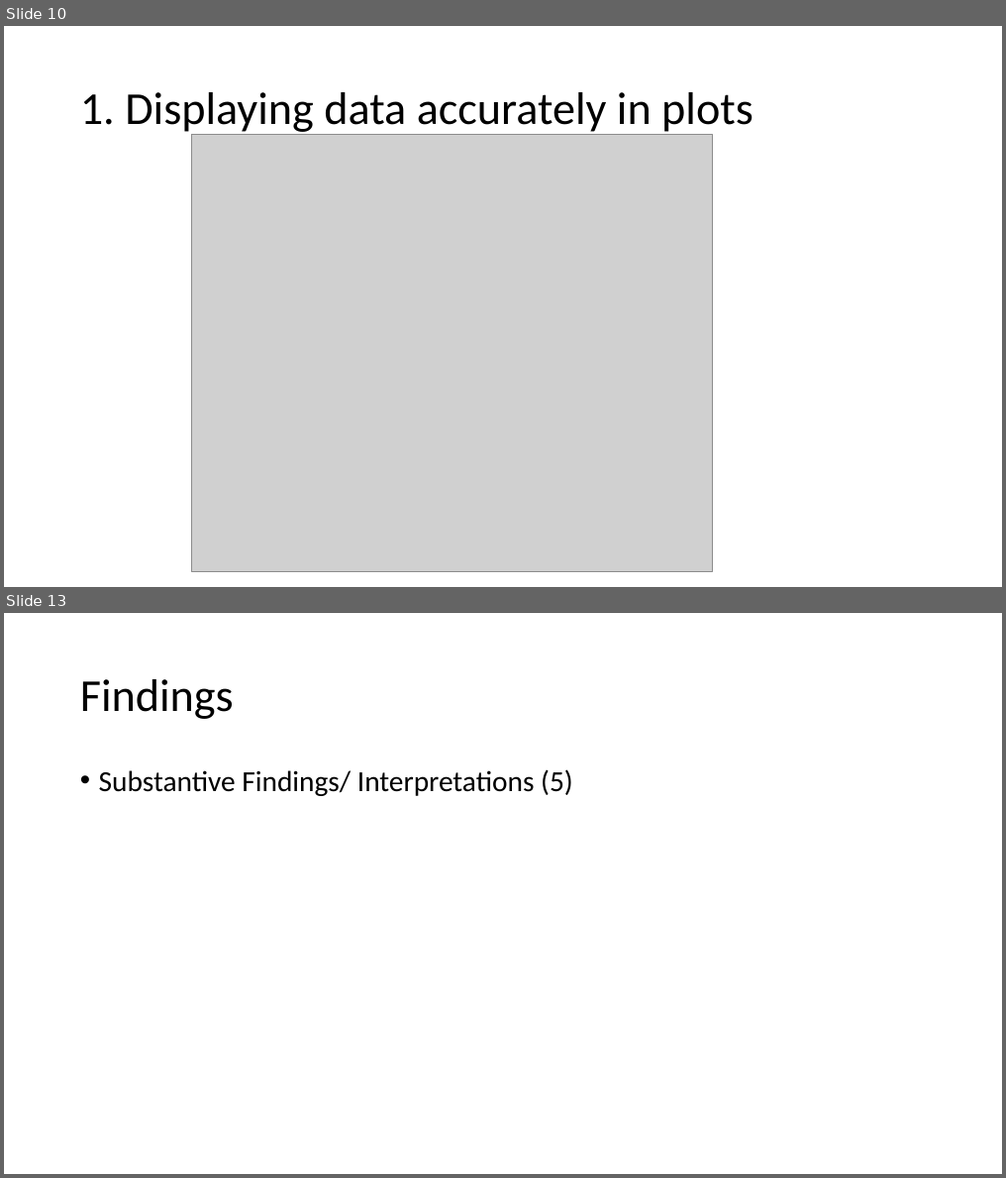
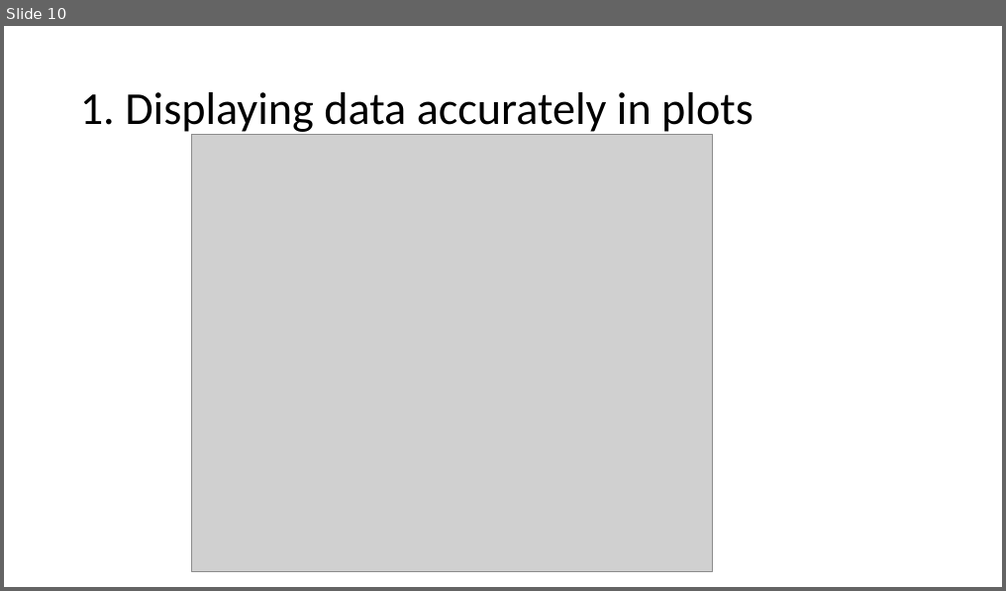
Before and after one commit to apedraza1234/socialfear, a slide deck: class_presentation.pptx. Shown one above the other, each under a label of ours: slides 10 and 13 before the commit, slide 10 after it; the slides between them are not shown. The pictures are 1006x1178 and 1006x591 pixels, drawn with LibreOffice and Linux fonts; fonts in the diff are those of the drawing; grey boxes stand for pictures. Boxes give left, top, right and bottom in pixels: in the first picture for what was removed or moved away, otherwise in the second. Text is boxed around its words. In the diff, an @@ line names an element or a change of style, - is before the commit and + after.

```diff
--- a/class_presentation.pptx
+++ b/class_presentation.pptx
@@ slide 13 removed at (x1=4, y1=613, x2=1002, y2=1174), background #FFFFFF @@
@@ title removed at (x1=80, y1=679, x2=234, y2=719) @@
-Findings
@@ text removed at (x1=99, y1=769, x2=573, y2=796) @@
-• Substantive Findings/ Interpretations (5)
```
Also in this commit, not shown: 10 slides changed, 4 slides added, 4 other files.
